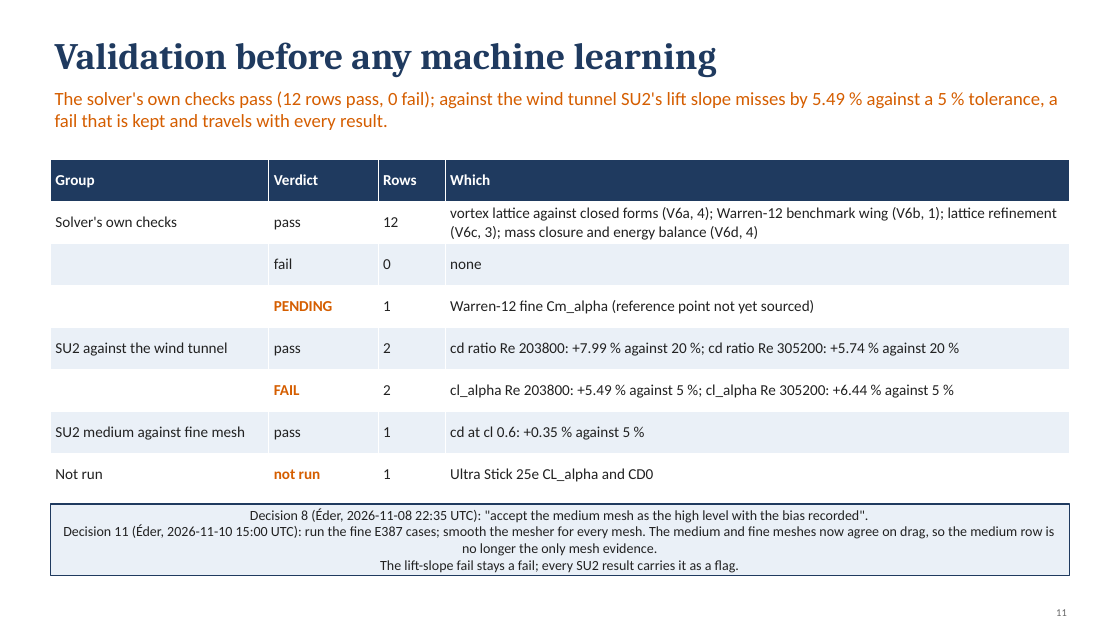
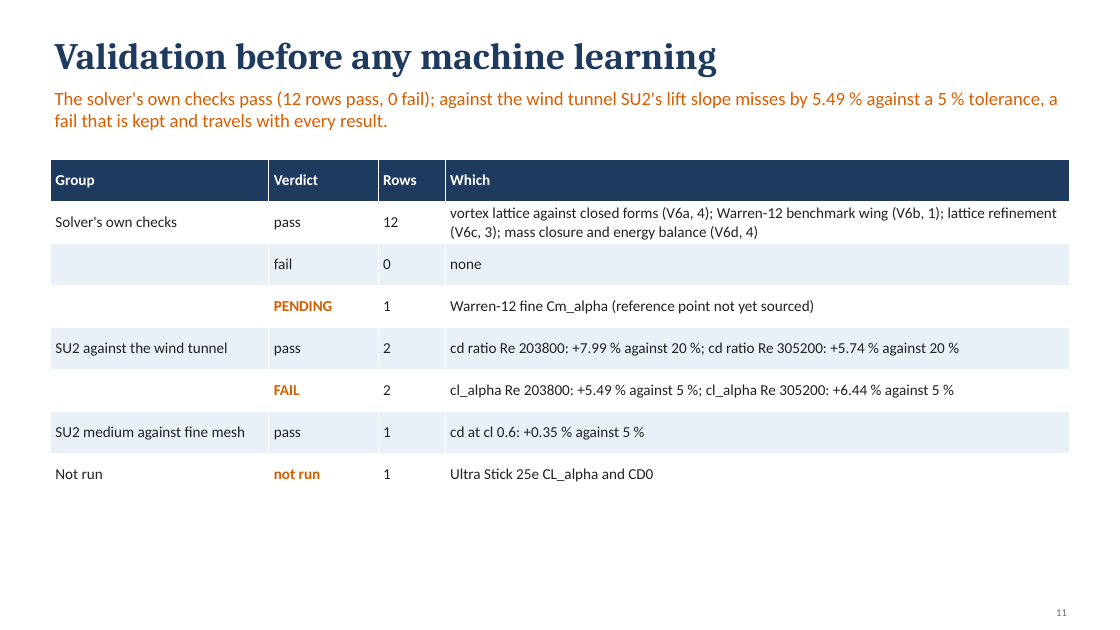
Before and after one commit to emarinhoss/ai-engineering, a slide deck: slide 11 of docs/talk/deck_drone_v3.pptx. Drawn at 1120x630 pixels with LibreOffice and Linux fonts; fonts in the diff are those of the drawing. Boxes give left, top, right and bottom in pixels: in the first picture for what was removed or moved away, otherwise in the second. Text is boxed around its words. In the diff, an @@ line names an element or a change of style, - is before the commit and + after.

```diff
--- a/docs/talk/deck_drone_v3.pptx
+++ b/docs/talk/deck_drone_v3.pptx
@@ rectangle removed at box(50, 504, 1070, 576) @@
-Decision 8 (Éder, 2026-11-08 22:35 UTC): "accept the medium mesh as the high level with the bias recorded".
-Decision 11 (Éder, 2026-11-10 15:00 UTC): run the fine E387 cases; smooth the mesher for every mesh. The medium and fine meshes now agree on drag, so the medium row is no longer the only mesh evidence.
-The lift-slope fail stays a fail; every SU2 result carries it as a flag.
```
Also in this commit, not shown: 3 other files.
